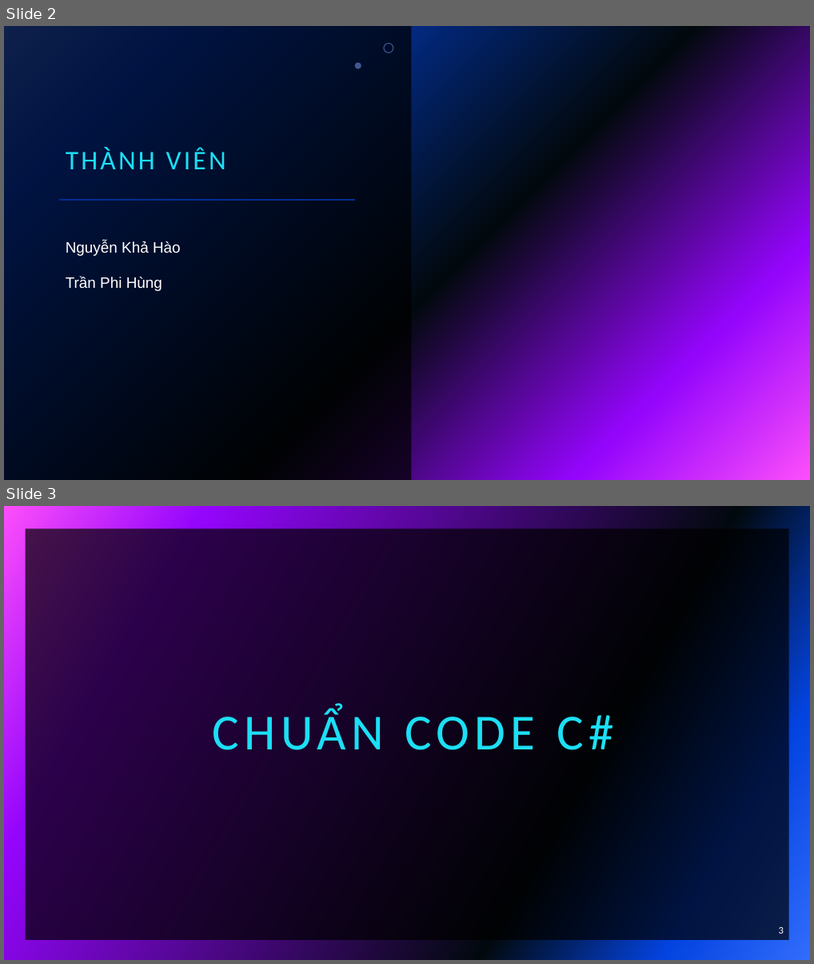
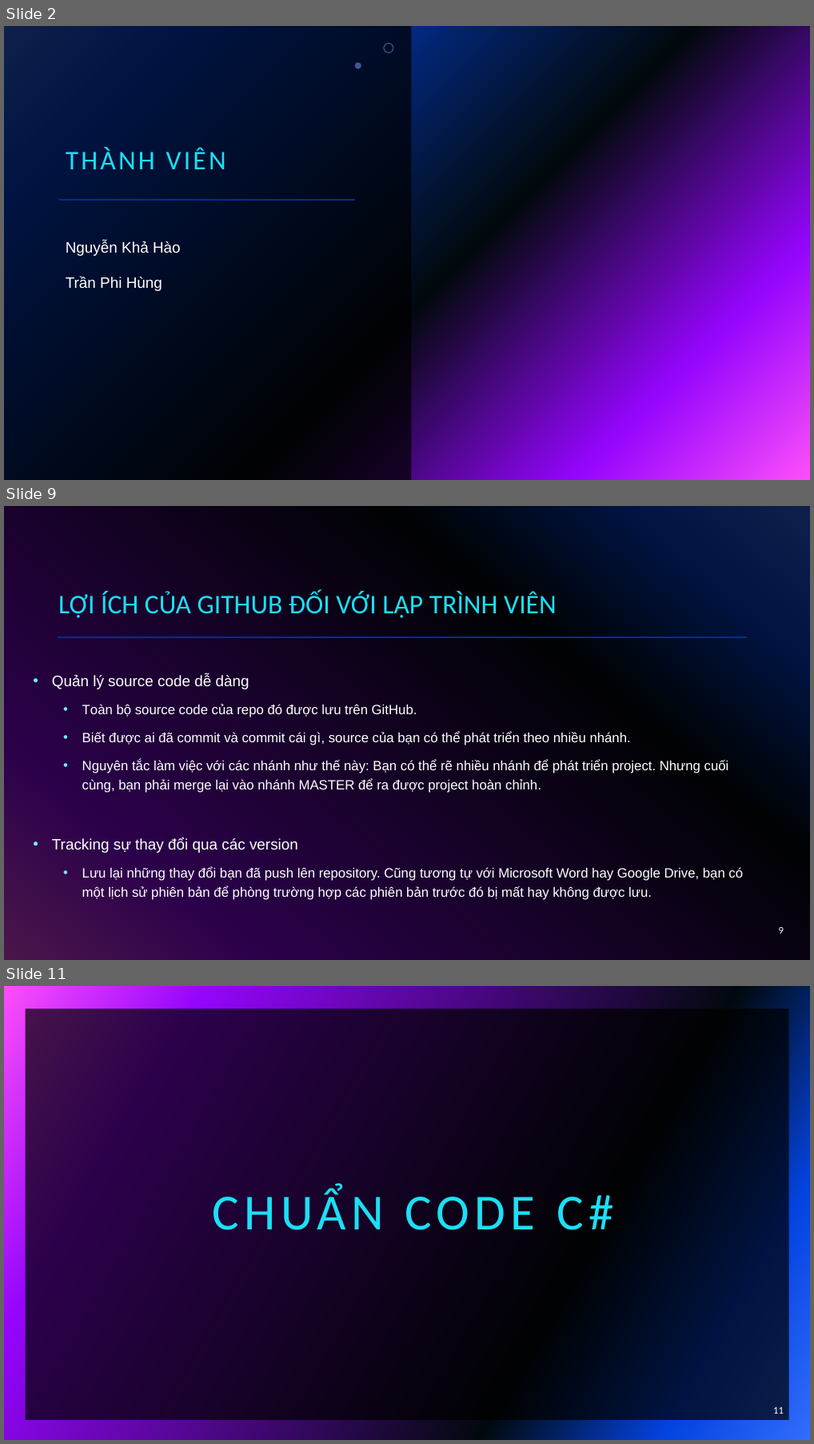
Before and after one commit to haohao0550/CongNghePhanMem, a slide deck: CNPM15_NHOM01_102220014_102220020_Github_CodeStyle_UnitCode.pptx. Shown one above the other, each under a label of ours: slides 2 and 3 before the commit, slides 2, 9 and 11 after it; the slides between them are not shown. The pictures are 814x964 and 814x1444 pixels, drawn with LibreOffice and Linux fonts; fonts in the diff are those of the drawing; background and template pictures are left out. Boxes give left, top, right and bottom in pixels: in the first picture for what was removed or moved away, otherwise in the second. Text is boxed around its words. In the diff, an @@ line names an element or a change of style, - is before the commit and + after.

Commit message:
update PowerPoint github-unittest-codestyle
update PowerPoint github-unittest-codestyle

```diff
--- a/CNPM15_NHOM01_102220014_102220020_Github_CodeStyle_UnitCode.pptx
+++ b/CNPM15_NHOM01_102220014_102220020_Github_CodeStyle_UnitCode.pptx
@@ slide 9 added at [4, 506, 810, 960], background gradient #316CFC to #0343DF to #02090E to #9405FC to #FC4EFB @@
@@ rectangle added at [4, 506, 810, 960], fill #000000 at 70% opacity @@
@@ title added at [58, 592, 557, 618], 32 pt, text #1CDFF5 @@
+LỢI ÍCH CỦA GITHUB ĐỐI VỚI LẬP TRÌNH VIÊN
@@ line added from (58, 637) to (748, 637), #9405FC 2 pt @@
@@ text added at [52, 675, 743, 900], 16 pt, text #FFFFFF @@
+• Quản lý source code dễ dàng
+  • Toàn bộ source code của repo đó được lưu trên GitHub.
+  • Biết được ai đã commit và commit cái gì, source của bạn có thể phát triển theo nhiều nhánh.
+  • Nguyên tắc làm việc với các nhánh như thế này: Bạn có thể rẽ nhiều nhánh để phát triển project. Nhưng cuối cùng, bạn phải merge lại vào nhánh MASTER để ra được project hoàn chỉnh.
+• Tracking sự thay đổi qua các version
+  • Lưu lại những thay đổi bạn đã push lên repository. Cũng tương tự với Microsoft Word hay Google Drive, bạn có một lịch sử phiên bản để phòng trường hợp các phiên bản trước đó bị mất hay không được lưu.
@@ page number added at [779, 927, 784, 933], 12 pt, text #FFFFFF @@
+9
@@ what was slide 3 is now slide 11 @@
@@ page number at [774, 1407, 784, 1413]: text changed @@
-3
+11
```
Also in this commit, not shown: 6 slides changed, 7 other slides added, 15 slides removed.
